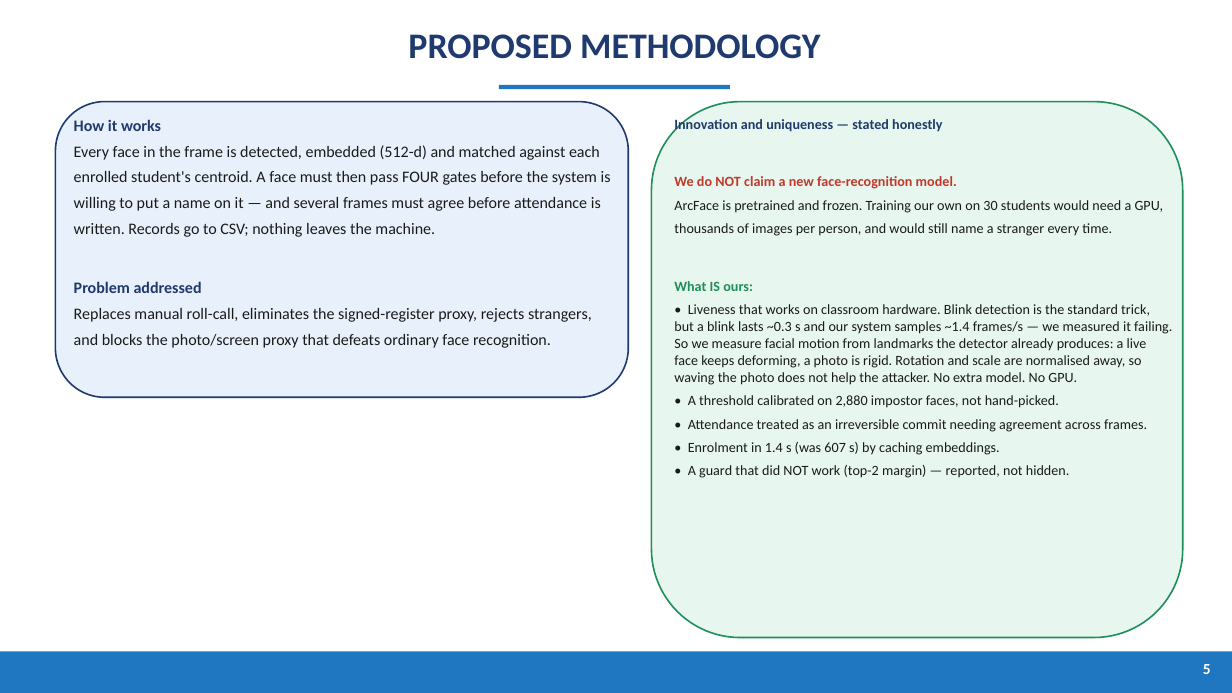
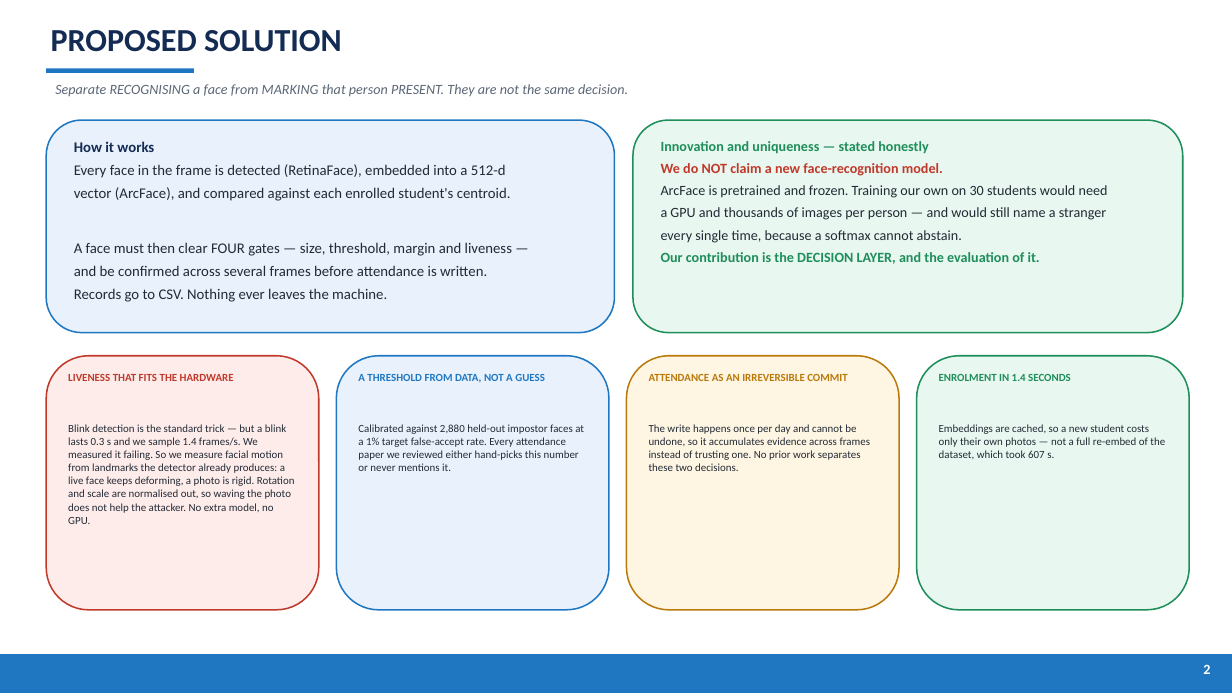
Before and after one commit to SohamBhattacharjee2003/MutiFace-Attendance-System, a slide deck: slide 3 of Server/results/PresenceAI_Presentation.pptx (slide 6 before the commit). Drawn at 1232x693 pixels with LibreOffice and Linux fonts; fonts in the diff are those of the drawing. Boxes give left, top, right and bottom in pixels: in the first picture for what was removed or moved away, otherwise in the second. Text is boxed around its words. In the diff, an @@ line names an element or a change of style, - is before the commit and + after.

```diff
--- a/Server/results/PresenceAI_Presentation.pptx
+++ b/Server/results/PresenceAI_Presentation.pptx
@@ text at box(51, 30, 342, 52): text changed; size 28 to 25 pt; text colour #1F3A6E to #142B53 @@
-PROPOSED METHODOLOGY
+PROPOSED SOLUTION
@@ rectangle added at box(46, 68, 194, 73), fill #1F77C2 @@
@@ text added at box(55, 84, 628, 97), 11 pt, text #5B6676, italic @@
+Separate RECOGNISING a face from MARKING that person PRESENT. They are not the same decision.
@@ rectangle removed at box(499, 85, 730, 89) @@
@@ rounded rectangle removed at box(652, 102, 1183, 638) @@
@@ text removed at box(674, 117, 1172, 478) @@
-Innovation and uniqueness — stated honestly
-We do NOT claim a new face-recognition model.
-ArcFace is pretrained and frozen. Training our own on 30 students would need a GPU,
-thousands of images per person, and would still name a stranger every time.
-What IS ours:
-• Liveness that works on classroom hardware. Blink detection is the standard trick, but a blink lasts ~0.3 s and our system samples ~1.4 frames/s — we measured it failing. So we measure facial motion from landmarks the detector already produces: a live face keeps deforming, a photo is rigid. Rotation and scale are normalised away, so waving the photo does not help the attacker. No extra model. No GPU.
-• A threshold calibrated on 2,880 impostor faces, not hand-picked.
-• Attendance treated as an irreversible commit needing agreement across frames.
-• Enrolment in 1.4 s (was 607 s) by caching embeddings.
-• A guard that did NOT work (top-2 margin) — reported, not hidden.
@@ rounded rectangle: place and size @@
-rounded rectangle at box(55, 102, 628, 397)
+rounded rectangle at box(46, 120, 615, 333)
@@ rounded rectangle at box(46, 120, 615, 333): fill #E8F1FB to #E9F2FC; outline #1F3A6E 1.25 pt to #1F77C2 1.2 pt @@
@@ text "How it works": place and size @@
-text "How it works" at box(74, 119, 611, 348)
+text "How it works" at box(74, 141, 512, 302)
@@ text at box(74, 141, 154, 152): size 12.5 to 11.5 pt, text colour #1F3A6E to #142B53 in "How it works"; less space between paragraphs @@
@@ rounded rectangle added at box(633, 120, 1183, 333), fill #E8F7EF, outline #1E8E5A 1.2 pt @@
@@ text added at box(661, 141, 1108, 264), 11 pt, text #222A35 @@
+Innovation and uniqueness — stated honestly
+We do NOT claim a new face-recognition model.
+ArcFace is pretrained and frozen. Training our own on 30 students would need
+a GPU and thousands of images per person — and would still name a stranger
+every single time, because a softmax cannot abstain.
+Our contribution is the DECISION LAYER, and the evaluation of it.
@@ text at box(74, 164, 512, 302): text changed; size 12.5 to 11.5 pt; text colour #1A1A1A to #222A35 @@
-Every face in the frame is detected, embedded (512-d) and matched against each
-enrolled student's centroid. A face must then pass FOUR gates before the system is
-willing to put a name on it — and several frames must agree before attendance is
-written. Records go to CSV; nothing leaves the machine.
-Problem addressed
-Replaces manual roll-call, eliminates the signed-register proxy, rejects strangers,
-and blocks the photo/screen proxy that defeats ordinary face recognition.
+Every face in the frame is detected (RetinaFace), embedded into a 512-d
+vector (ArcFace), and compared against each enrolled student's centroid.
+A face must then clear FOUR gates — size, threshold, margin and liveness —
+and be confirmed across several frames before attendance is written.
+Records go to CSV. Nothing ever leaves the machine.
@@ rounded rectangle added at box(46, 356, 319, 610), fill #FDECEA, outline #C0392B 1.2 pt @@
@@ rounded rectangle added at box(336, 356, 609, 610), fill #E9F2FC, outline #1F77C2 1.2 pt @@
@@ rounded rectangle added at box(627, 356, 899, 610), fill #FEF5E3, outline #B97A0B 1.2 pt @@
@@ rounded rectangle added at box(917, 356, 1189, 610), fill #E8F7EF, outline #1E8E5A 1.2 pt @@
@@ text added at box(68, 374, 295, 524), 8.5 pt, text #222A35 @@
+LIVENESS THAT FITS THE HARDWARE
+Blink detection is the standard trick — but a blink lasts 0.3 s and we sample 1.4 frames/s. We measured it failing. So we measure facial motion from landmarks the detector already produces: a live face keeps deforming, a photo is rigid. Rotation and scale are normalised out, so waving the photo does not help the attacker. No extra model, no GPU.
@@ text added at box(358, 374, 584, 471), 8.5 pt, text #222A35 @@
+A THRESHOLD FROM DATA, NOT A GUESS
+Calibrated against 2,880 held-out impostor faces at a 1% target false-accept rate. Every attendance paper we reviewed either hand-picks this number or never mentions it.
@@ text added at box(649, 374, 871, 471), 8.5 pt, text #222A35 @@
+ATTENDANCE AS AN IRREVERSIBLE COMMIT
+The write happens once per day and cannot be undone, so it accumulates evidence across frames instead of trusting one. No prior work separates these two decisions.
@@ text added at box(939, 374, 1165, 459), 8.5 pt, text #222A35 @@
+ENROLMENT IN 1.4 SECONDS
+Embeddings are cached, so a new student costs only their own photos — not a full re-embed of the dataset, which took 607 s.
@@ text removed at box(1203, 664, 1211, 674) @@
-5
@@ text added at box(1203, 664, 1210, 674), 11 pt, text #FFFFFF, bold @@
+2
```
Also in this commit, not shown: 3 other slides changed, 9 slides added, 7 slides removed, 10 other files.
